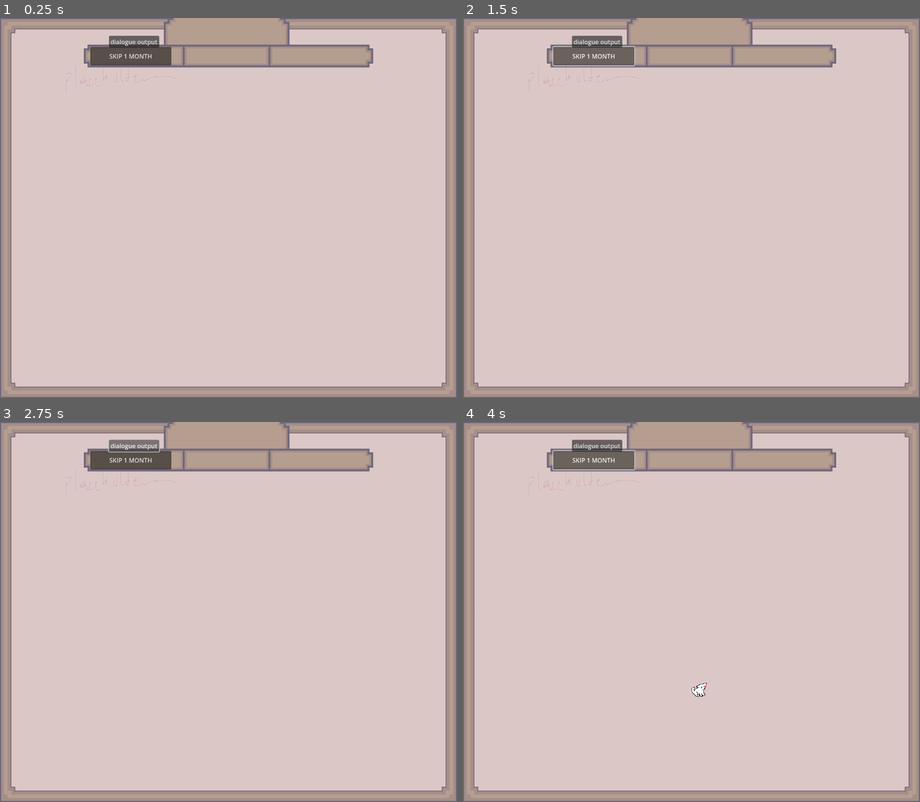
Above: before the commit, frames 1-4 (two rows, left to right).
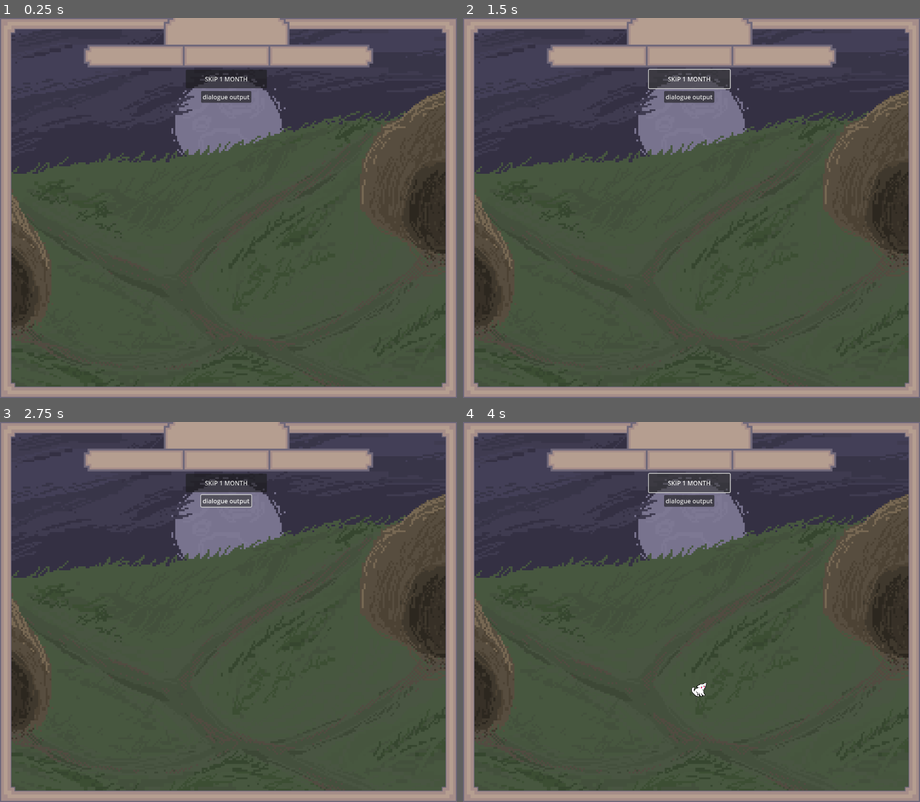
Above: after the commit, the same moments.

Repository: kanapuro/FelGen
Game: Godot game, scene res://scenes/ColonyView.tscn
The game is run twice, just before and just after one commit, with the same random seed, the same clock (stepped at 60 frames per second) and the same inputs.
Inputs:
- Up to frame 1 (0.25 s): no input
- Up to frame 2 (1.5 s): click "SKIP 1 MONTH" at 0.5 s; click "SKIP 1 MONTH" at 1.25 s
- Up to frame 3 (2.75 s): click "dialogue output" at 2 s
- Up to frame 4 (4 s): click "dialogue output" at 2.75 s; click "SKIP 1 MONTH" at 3.5 s

The runs differ from the first frame. In frame 1, 85% of the frame differs, in the area x 2-98%, y 3-97%; in frame 2, 85%; in frame 3, 85%; in frame 4, 85%.

Commit message:
pixelartyayyyy
upd makes meadowcamp1burrow the default camp. moves sprites. fixes scripts.

Diff:
--- a/scenes/ColonyView.tscn
+++ b/scenes/ColonyView.tscn
@@ -28,17 +28,17 @@
 texture = ExtResource("3_id520")
 
 [node name="Timeskip" type="Button" parent="."]
-offset_left = 237.0
-offset_top = 76.0
-offset_right = 450.0
-offset_bottom = 125.0
+offset_left = 488.0
+offset_top = 136.0
+offset_right = 701.0
+offset_bottom = 185.0
 text = "SKIP 1 MONTH"
 script = ExtResource("4_61481")
 
 [node name="DialogueTester" type="Button" parent="."]
-offset_left = 286.0
-offset_top = 47.0
-offset_right = 418.0
-offset_bottom = 78.0
+offset_left = 528.0
+offset_top = 192.0
+offset_right = 660.0
+offset_bottom = 223.0
 text = "dialogue output"
 script = ExtResource("5_ku7un")
--- a/scenes/placeholdercamp1.tscn
+++ b/scenes/placeholdercamp1.tscn
@@ -1,21 +1,17 @@
 [gd_scene load_steps=5 format=3 uid="uid://bs13fm218nhyk"]
 
-[ext_resource type="Texture2D" uid="uid://besgkknelux7n" path="res://sprites/placeholdercampsprite.png" id="1_8cght"]
 [ext_resource type="Script" uid="uid://daoqu7wwnq47q" path="res://scripts/Camp.gd" id="1_e2kw7"]
 [ext_resource type="Script" uid="uid://royst32afwvg" path="res://scripts/CatManager.gd" id="1_lcne1"]
+[ext_resource type="Texture2D" uid="uid://dfiqimp5bnmcb" path="res://resources/camps/meadowcamp1burrow.png" id="2_a2evy"]
 [ext_resource type="PackedScene" uid="uid://b0ec2nw6t2vxs" path="res://scenes/Cat.tscn" id="2_smg7s"]
 
 [node name="PlaceholderCamp" type="Node2D"]
 script = ExtResource("1_e2kw7")
 
 [node name="Background" type="Sprite2D" parent="."]
-texture = ExtResource("1_8cght")
+scale = Vector2(5, 5)
+texture = ExtResource("2_a2evy")
 centered = false
-
-[node name="Label" type="Label" parent="."]
-offset_right = 40.0
-offset_bottom = 23.0
-text = "PlaceholderColony1"
 
 [node name="CatManager" type="Node" parent="."]
 script = ExtResource("1_lcne1")
Binary file added: resources/camps/meadowcamp1burrow.png
Not shown, added: resources/camps/meadowcamp1burrow.png.import
Renamed: sprites/placeholdercampsprite.png -> resources/camps/placeholdercampsprite.png
Not shown, added: resources/camps/placeholdercampsprite.png.import
Not shown, changed: sprites/meadowcamp1.png.import
